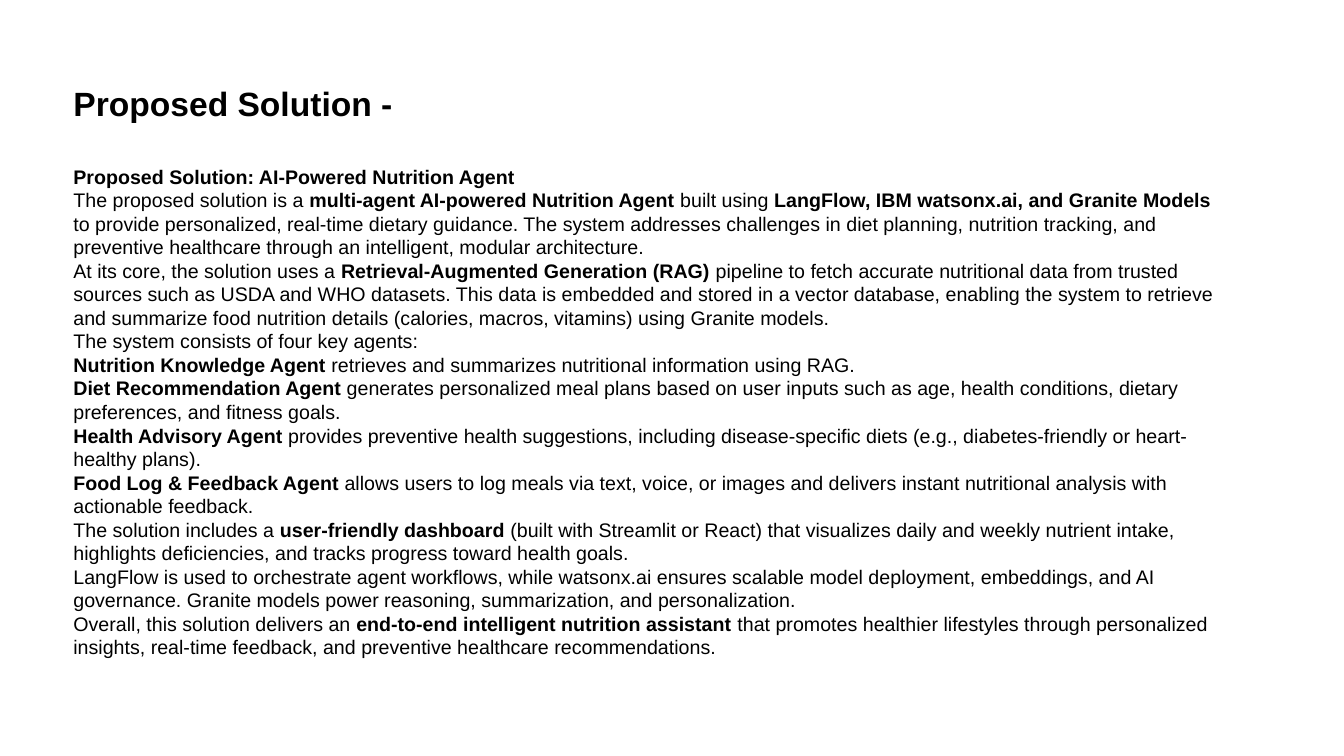
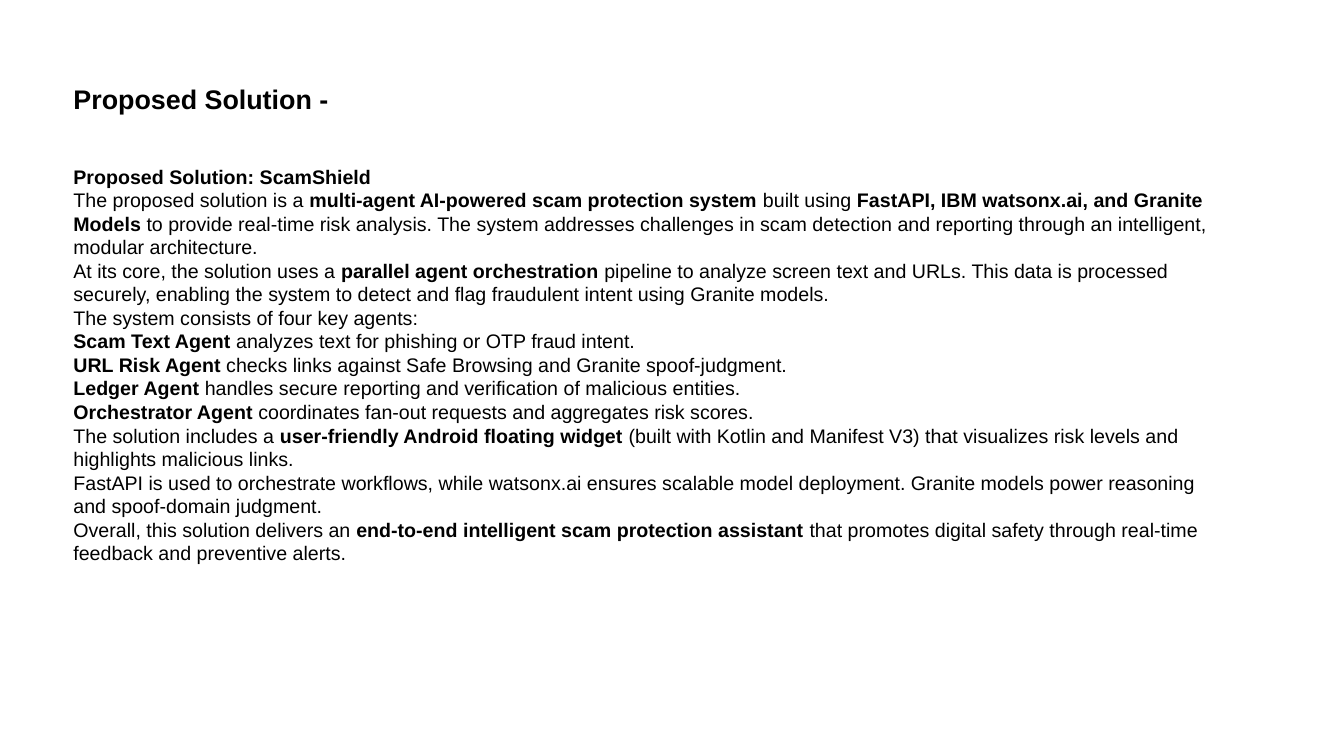
Before and after one commit to Asqi06/IBMhack, a slide deck: slide 4 of ibm.pptx. Drawn at 1344x756 pixels with LibreOffice and Linux fonts; fonts in the diff are those of the drawing. Boxes give left, top, right and bottom in pixels: in the first picture for what was removed or moved away, otherwise in the second. Text is boxed around its words. In the diff, an @@ line names an element or a change of style, - is before the commit and + after.

Commit message:
chore: sync Android SMS retriever, widget & overlay fixes + ibm.pptx + gitignore
- Add SmsReceiver (SMS_RETRIEVED_ACTION) privacy-safe, SmsRetrieverHelper tweak
- FloatingWidgetService / MainActivity polish (overlay, health chips, lint fixes)
- Update strings.xml, ApiClient minor fix, OcrHelper tweak
- Ignore android/.idea, gradle zip, temp scripts

```diff
--- a/ibm.pptx
+++ b/ibm.pptx
@@ text "Proposed Solution -" at bbox=[73, 89, 312, 114]: size 24 to 19.2 pt @@
@@ text at bbox=[73, 169, 1206, 305]: text changed @@
-Proposed Solution: AI-Powered Nutrition Agent
-The proposed solution is a multi-agent AI-powered Nutrition Agent built using LangFlow, IBM watsonx.ai, and Granite Models to provide personalized, real-time dietary guidance. The system addresses challenges in diet planning, nutrition tracking, and preventive healthcare through an intelligent, modular architecture.
-At its core, the solution uses a Retrieval-Augmented Generation (RAG) pipeline to fetch accurate nutritional data from trusted sources such as USDA and WHO datasets. This data is embedded and stored in a vector database, enabling the system to retrieve and summarize food nutrition details (calories, macros, vitamins) using Granite models.
+Proposed Solution: ScamShield
+The proposed solution is a multi-agent AI-powered scam protection system built using FastAPI, IBM watsonx.ai, and Granite Models to provide real-time risk analysis. The system addresses challenges in scam detection and reporting through an intelligent, modular architecture.
+At its core, the solution uses a parallel agent orchestration pipeline to analyze screen text and URLs. This data is processed securely, enabling the system to detect and flag fraudulent intent using Granite models.
@@ text at bbox=[73, 333, 1197, 564]: text changed @@
-Nutrition Knowledge Agent retrieves and summarizes nutritional information using RAG.
-Diet Recommendation Agent generates personalized meal plans based on user inputs such as age, health conditions, dietary preferences, and fitness goals.
-Health Advisory Agent provides preventive health suggestions, including disease-specific diets (e.g., diabetes-friendly or heart-healthy plans).
-Food Log & Feedback Agent allows users to log meals via text, voice, or images and delivers instant nutritional analysis with actionable feedback.
-The solution includes a user-friendly dashboard (built with Streamlit or React) that visualizes daily and weekly nutrient intake, highlights deficiencies, and tracks progress toward health goals.
-LangFlow is used to orchestrate agent workflows, while watsonx.ai ensures scalable model deployment, embeddings, and AI governance. Granite models power reasoning, summarization, and personalization.
-Overall, this solution delivers an end-to-end intelligent nutrition assistant that promotes healthier lifestyles through personalized insights, real-time feedback, and preventive healthcare recommendations.
+Scam Text Agent analyzes text for phishing or OTP fraud intent.
+URL Risk Agent checks links against Safe Browsing and Granite spoof-judgment.
+Ledger Agent handles secure reporting and verification of malicious entities.
+Orchestrator Agent coordinates fan-out requests and aggregates risk scores.
+The solution includes a user-friendly Android floating widget (built with Kotlin and Manifest V3) that visualizes risk levels and highlights malicious links.
+FastAPI is used to orchestrate workflows, while watsonx.ai ensures scalable model deployment. Granite models power reasoning and spoof-domain judgment.
+Overall, this solution delivers an end-to-end intelligent scam protection assistant that promotes digital safety through real-time feedback and preventive alerts.
```
Also in this commit, not shown: 12 other slides changed, 2 slides removed, 10 other files.
